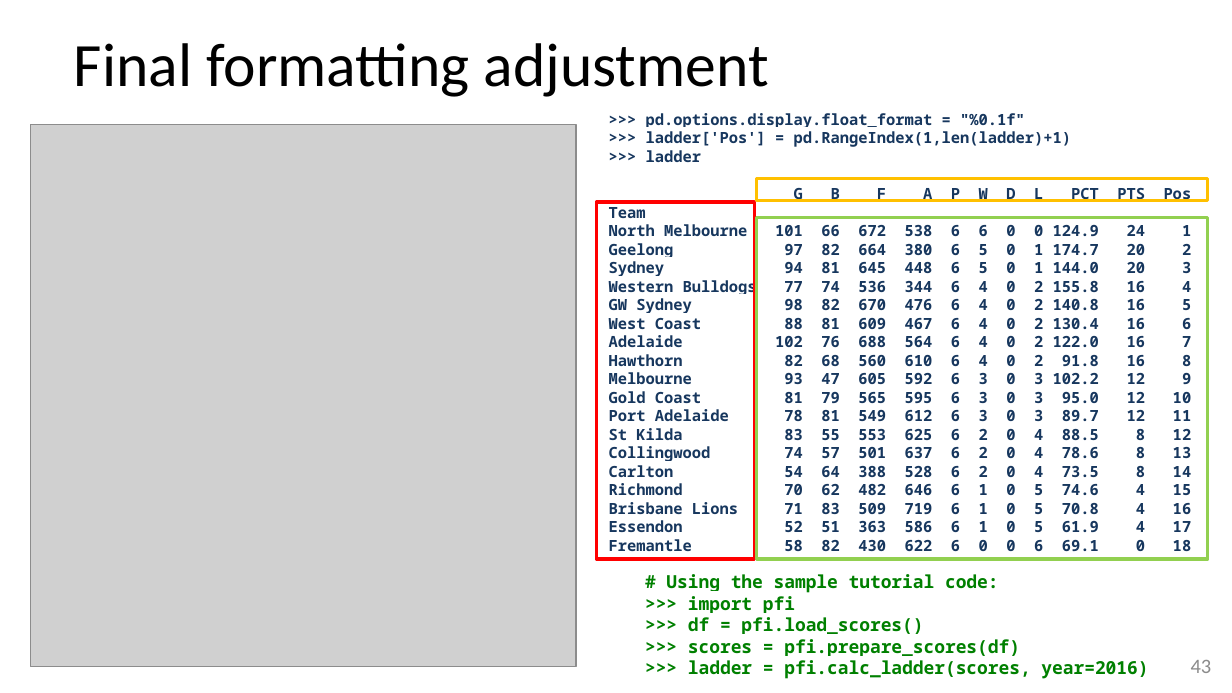
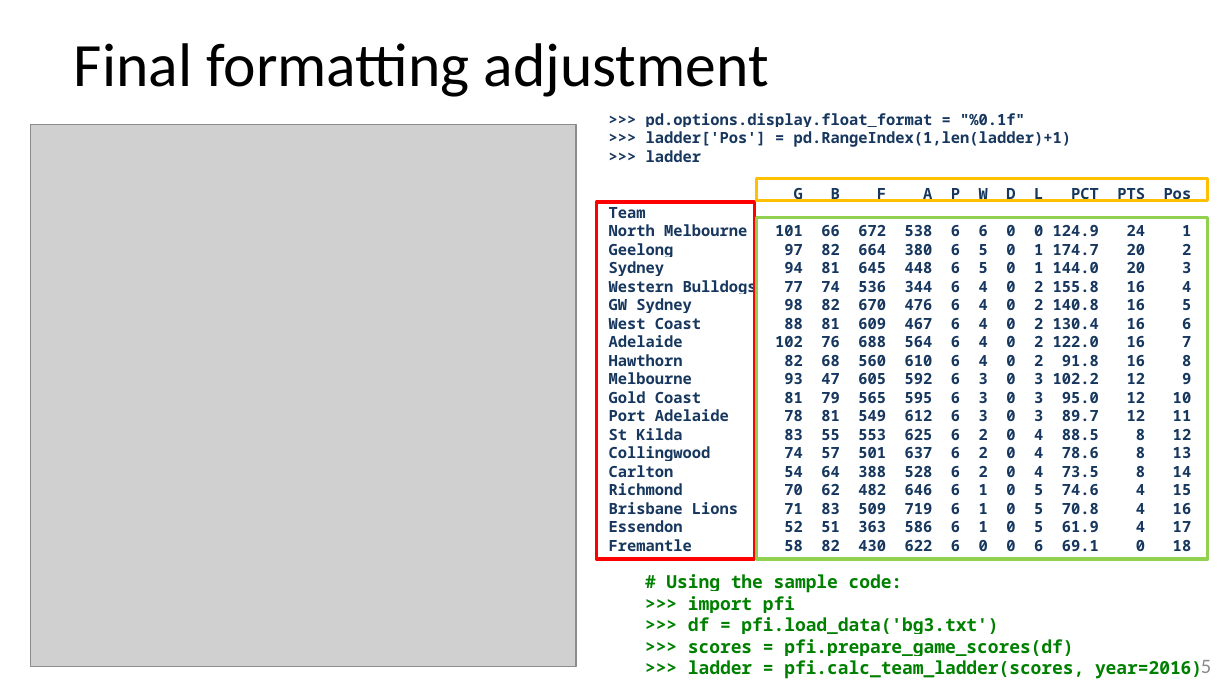
Before and after one commit to stevesimmons/PyDataDC2016-PandasFromTheInside, a slide deck: slide 46 of pfi.pptx (slide 44 before the commit). Drawn at 1232x693 pixels with LibreOffice and Linux fonts; fonts in the diff are those of the drawing; grey boxes stand for pictures. Boxes give left, top, right and bottom in pixels: in the first picture for what was removed or moved away, otherwise in the second. Text is boxed around its words. In the diff, an @@ line names an element or a change of style, - is before the commit and + after.

Commit message:
Final PyData DC slides

```diff
--- a/pfi.pptx
+++ b/pfi.pptx
@@ text at bbox=[666, 574, 903, 593]: text changed @@
-# Using the sample tutorial code:
+# Using the sample code:
@@ text at bbox=[688, 617, 1202, 679]: text changed @@
->>> df = pfi.load_scores()
->>> scores = pfi.prepare_scores(df)
->>> ladder = pfi.calc_ladder(scores, year=2016)
+>>> df = pfi.load_data('bg3.txt')
+>>> scores = pfi.prepare_game_scores(df)
+>>> ladder = pfi.calc_team_ladder(scores, year=2016)
@@ page number at bbox=[1191, 660, 1212, 677]: text changed @@
-43
+45
```
Also in this commit, not shown: 8 other slides changed, 2 slides added, 1 other file.
